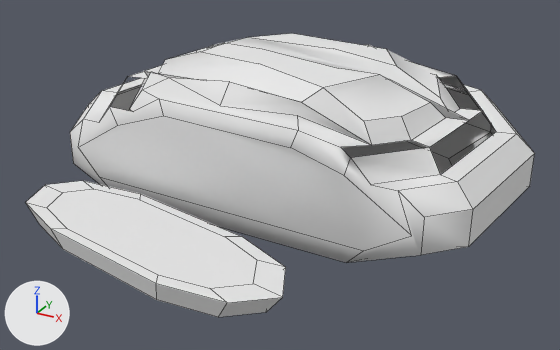
A saved change to the FBX model resources/food/sliced _bread_LOW.fbx.
One viewpoint serves both versions: a camera (50 mm lens) standing at (0.312, -0.595, 0.302) and looking at (0.001, -0.029, 0.019). Lighting does not change. The marker at lower left points along +X, +Y and +Z. Mesh edges are drawn as thin lines. Vertices at the same position are counted once.
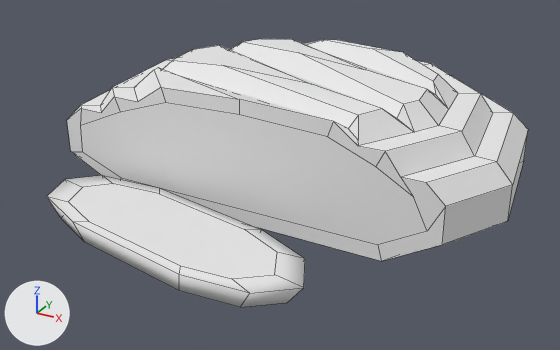
The edits, one by one:
me_circle_004 is used by ob_circle_003; location (-0.0049, -0.0251, 0.0647).
me_circle_004 had 153 vertices, 107 faces and spanned x -0.206..0.212, y -0.208..0.239, z -0.064..0.056.
me_circle_004 now has 145 vertices, 121 faces and spans x -0.201..0.226, y -0.212..0.212, z -0.065..0.048.
me_circle_004 part 1: the loose piece of 30 vertices spanning x -0.165..0.106, y -0.208..-0.096, z -0.064..-0.046 is turned 64.4 degrees about the z axis through its middle, then moved by (0.162, 0.058, -0.001).
me_circle_004 part 2: the loose piece of 123 vertices spanning x -0.206..0.212, y -0.09..0.239, z -0.064..0.056 is rebuilt with 115 vertices and now spans x -0.201..0.165, y -0.212..0.212, z -0.065..0.048.
Object 'Circle.003' (ob_circle_003) moves from (-0.0049, -0.0251, 0.0647) to (-0.0001, 0.0, 0.0652).
Object 'Circle.003' (ob_circle_003) turns from (0, 0, 0) to (0, 0, -64) degrees about x, y and z.

Boxes [x1, y1, x2, y2] around the edits, measured in the pictures (560 x 350 px; the box of a moved part takes in the faces that stretch with it):
'Circle.003', reshaped, moved, turned
    before: [25, 33, 535, 317]
    after: [47, 39, 528, 307]
part 1 of me_circle_004, moved or reshaped
    before: [25, 181, 286, 317]
    after: [47, 175, 305, 307]
part 2 of me_circle_004, rebuilt
    before: [70, 33, 535, 262]
    after: [67, 39, 528, 261]
